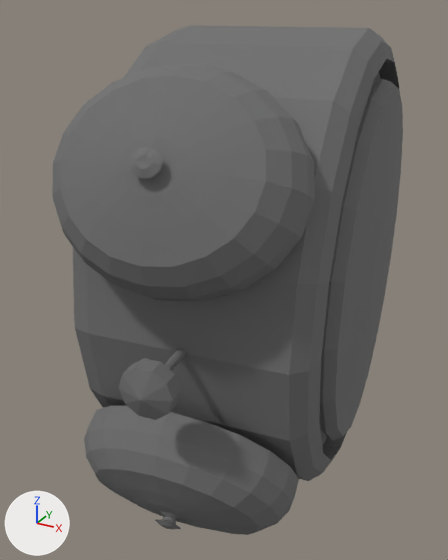
The COLLADA model sim_world/toolbox/alarmClock1_4.dae: old version first, new version second.
Rendered twice from a 50 mm lens placed at (0.097, -0.209, 0.089), pointed at (-0.011, -0.011, -0.009). The lights are fixed; the arrows at lower left show +X, +Y and +Z. Where no turn or scale is listed for an object, it has been applied to the vertices.

Objects in the first picture: 'M006126'.
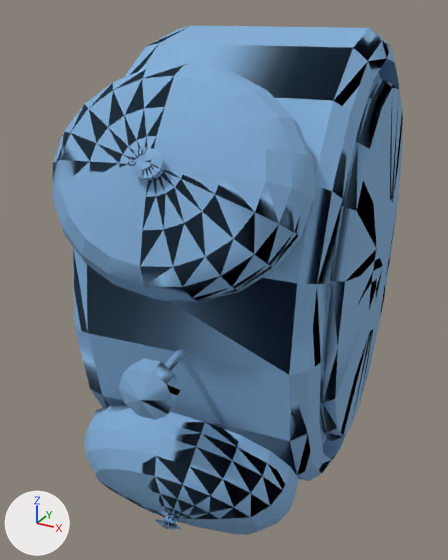
Patch to the scene script:
```diff
--- a/sim_world/toolbox/alarmClock1_4.dae.py
+++ b/sim_world/toolbox/alarmClock1_4.dae.py
@@ mat_material_0_1_0_085_001_001 @@
+mat_material_0_1_0_085_001_001 = principled_material('material_0_1_0_085_001_001')
+mat_material_0_1_0_085_001_001.base_color = (0.22, 0.424, 0.69)  # blue #81aed8
+mat_material_0_1_0_085_001_001.roughness = 0.9
@@ me_m006126_004 @@
 me_m006126_004.from_pydata(...)  # 1749 vertices, 3027 faces; spans x -0.05..0.05, y -0.102..0.102, z -0.083..0.083
 # used by ob_m006126; location = (0.0, 0.0, 0.0)
-me_m006126_004.materials.append(mat_material_0_0_0_004)  # grey #6f6f6f
+# me_m006126_004 part 1: edges marked sharp go from 0 to 2008
+me_m006126_004.materials.append(mat_material_0_1_0_085_001_001)  # blue #81aed8
```

Where the change shows, as pixel boxes [x1, y1, x2, y2] in the pictures (448 x 560 px):
'M006126', recoloured, shading changed (grey to blue): [52, 25, 403, 535] in both
